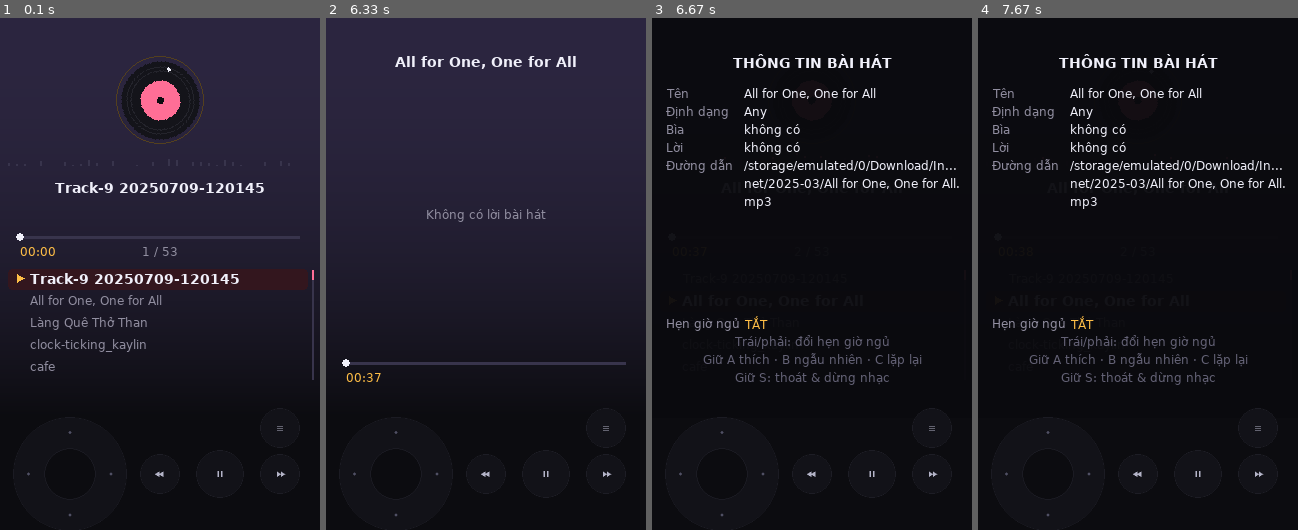
Above: before the commit, frames 1-4 (left to right).
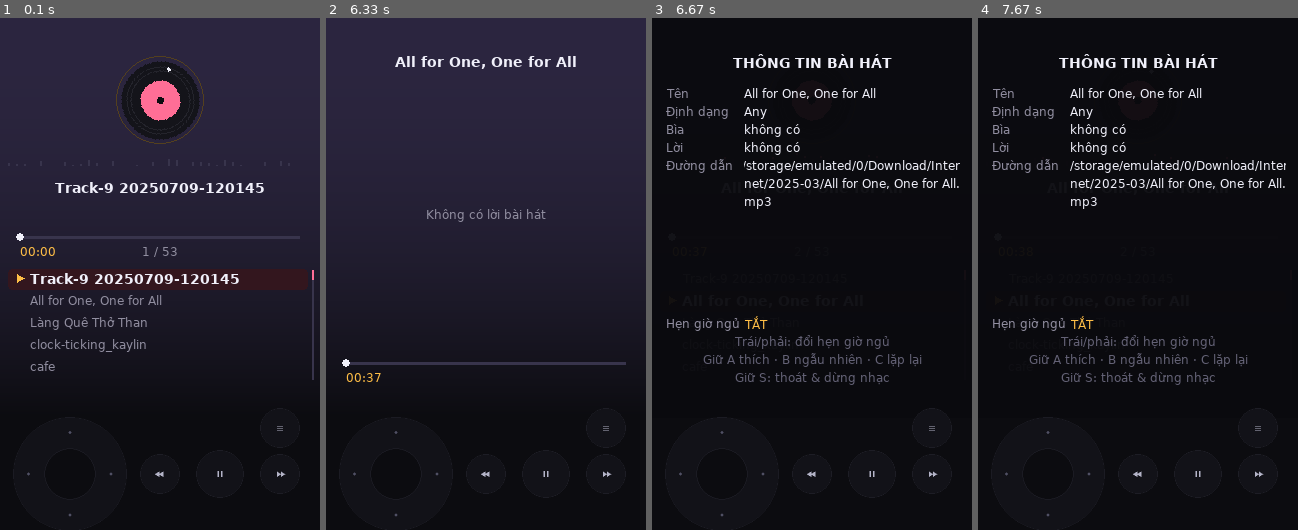
Above: after the commit, the same moments.

Repository: duongvanphi19/pygame-retro-music-player
Game: pygame game, started from main.py
Two runs of this game, one before a commit and one after it. Both use one fixed random seed, a clock stepped at 60 frames per second and the inputs below.
Inputs (mouse positions are in pixels of both pictures, inside the frame that each line leads up to):
- Up to frame 1 (0.1 s): no input
- Up to frame 2 (6.33 s): click (486, 274) at 0.38 s; click (604, 453) at 0.72 s; press the mouse at (604, 453) at 1.03 s; move the mouse to (537, 427) at 1.13 s; release the mouse at (470, 407) at 1.27 s; click (486, 335) at 1.38 s; click (434, 105) at 1.72 s; click (585, 263) at 2.05 s; click (598, 376) at 2.38 s; click (409, 366) at 2.72 s; click (438, 422) at 3.05 s; click (553, 207) at 3.38 s; click (598, 268) at 3.72 s; click (543, 442) at 4.05 s; press the mouse at (543, 442) at 4.37 s; move the mouse to (476, 402) at 4.47 s; release the mouse at (406, 361) at 4.6 s; press the mouse at (543, 442) at 4.7 s; move the mouse to (457, 314) at 4.8 s; release the mouse at (367, 181) at 4.93 s; click (450, 427) at 5.05 s; click (396, 94) at 5.38 s; click (441, 468) at 5.72 s; click (582, 417) at 6.05 s
- Up to frame 3 (6.67 s): click (930, 422) at 6.38 s
- Up to frame 4 (7.67 s): click (1122, 407) at 6.72 s; click (1163, 437) at 7.05 s; click (1122, 427) at 7.38 s

Frames 1-2 are identical in both runs. In frame 3, 0.9% of the frame differs, in the area x 28-97%, y 27-31%; in frame 4, less than 0.1%.

Commit message:
Add files via upload

Diff:
--- a/main.py
+++ b/main.py
@@ -506,6 +506,13 @@
 def heart(x, y, col):
     draw_circle(S, col, (x - 2, y), 2); draw_circle(S, col, (x + 2, y), 2); draw_poly(S, col, [(x - 4, y + 1), (x + 4, y + 1), (x, y + 6)])
 
+def marq(s, col, font, x, y, w, ctr=False):                  # chữ vừa thì vẽ thường; dài thì chạy ngang trong khung w
+    sf = T(s, col, font); tw = sf.get_width()
+    if tw <= w: blit(sf, (x + (w - tw) // 2 if ctr else x, y)); return
+    ov = tw - w; ph = (now / 1000.0) % (ov / 40.0 + 2.4)     # đứng 1.2s ở đầu/cuối, chạy 40px/s
+    o = S.get_clip(); S.set_clip(o.clip((x, y, w, sf.get_height())))
+    blit(sf, (x - int(max(0.0, min(ov, (ph - 1.2) * 40))), y)); S.set_clip(o)
+
 def status():                                                # chế độ đang bật (hiện góc trên trang chính)
     s = []
     if CFG["shuf"]: s.append("SHUF")
@@ -575,8 +582,8 @@
 
     if N and lymode:
         # ---------------- MÀN HÌNH LỜI BÀI HÁT ----------------
-        centered(T(title, COLOR_FG, FB, max_w=296), Y0)
-        if artist: centered(T(artist, AMB, max_w=296), Y0 + 20)
+        marq(title, COLOR_FG, FB, 12, Y0, 296, True)
+        if artist: marq(artist, AMB, F, 12, Y0 + 20, 296, True)
         if not lyr:
             msg = "Đang tìm lời bài hát" + "." * (1 + now // 400 % 3) if lbusy else "Không có lời bài hát"
             centered(T(msg, COLOR_ACC if lbusy else COLOR_DIM), LCY)
@@ -622,9 +629,9 @@
             if h > 0:
                 draw_rect(S, COLOR_OFF, (BX[i], BY - h, 2, h))
                 if on and h > 8: draw_rect(S, COLOR_ACC, (BX[i], BY - h, 2, 2))
-        centered(T(title, COLOR_FG, FB, max_w=296), TY)
+        marq(title, COLOR_FG, FB, 12, TY, 296, True)
         if curp in FAV: heart(300, Y0 - 12, COLOR_ACC)
-        if MSG or artist: centered(T(MSG or artist, COLOR_ACC if MSG else AMB, max_w=296), AY)
+        if MSG or artist: marq(MSG or artist, COLOR_ACC if MSG else AMB, F, 12, AY, 296, True)
         showv = now - vol_t < 1200
         bar(20, PY, 280, vol if showv else (el / length if length else 0), COLOR_FG if showv else COLOR_ACC)
         if showv: centered(T("Âm lượng %d%%" % int(vol * 100), COLOR_FG), PY + 8)
@@ -638,7 +645,8 @@
                 draw_rect(S, (COLOR_ACC[0] // 5, COLOR_ACC[1] // 5, COLOR_ACC[2] // 5), (8, y - 1, 300, 21), border_radius=4)
                 #draw_rect(S, COLOR_ACC, (10, y + 4, 3, 10), border_radius=1)
             if i == cur and playing: draw_poly(S, AMB, [(17, y + 4), (17, y + 12), (24, y + 8)])
-            blit(T(names[i], COLOR_FG if i == sel else COLOR_DIM, FB if i == sel else F, max_w=250), (30, y + 1))
+            if i == sel: marq(names[i], COLOR_FG, FB, 30, y + 1, 250)
+            else: blit(T(names[i], COLOR_DIM, F, max_w=250), (30, y + 1))
             if tracks[i] in FAV: heart(298, y + 6, COLOR_ACC)
         if N > LN:                                           # thanh cuộn mảnh
             trk = LN * 22; th = max(10, trk * LN // N)
@@ -653,7 +661,7 @@
         else:
             for lb, val in info_rows:
                 if lb: blit(T(lb, COLOR_DIM), (14, y))
-                blit(T(val, COLOR_FG, max_w=216), (92, y)); y += 18
+                marq(val, COLOR_FG, F, 92, y, 216); y += 18
         yy = max(y + 8, H - BM - 76)
         blit(T("Hẹn giờ ngủ", COLOR_DIM), (14, yy)); blit(T("%d phút" % sl if sl else "TẮT", AMB), (92, yy))
         centered(T("Trái/phải: đổi hẹn giờ ngủ", DIM2), yy + 18)
